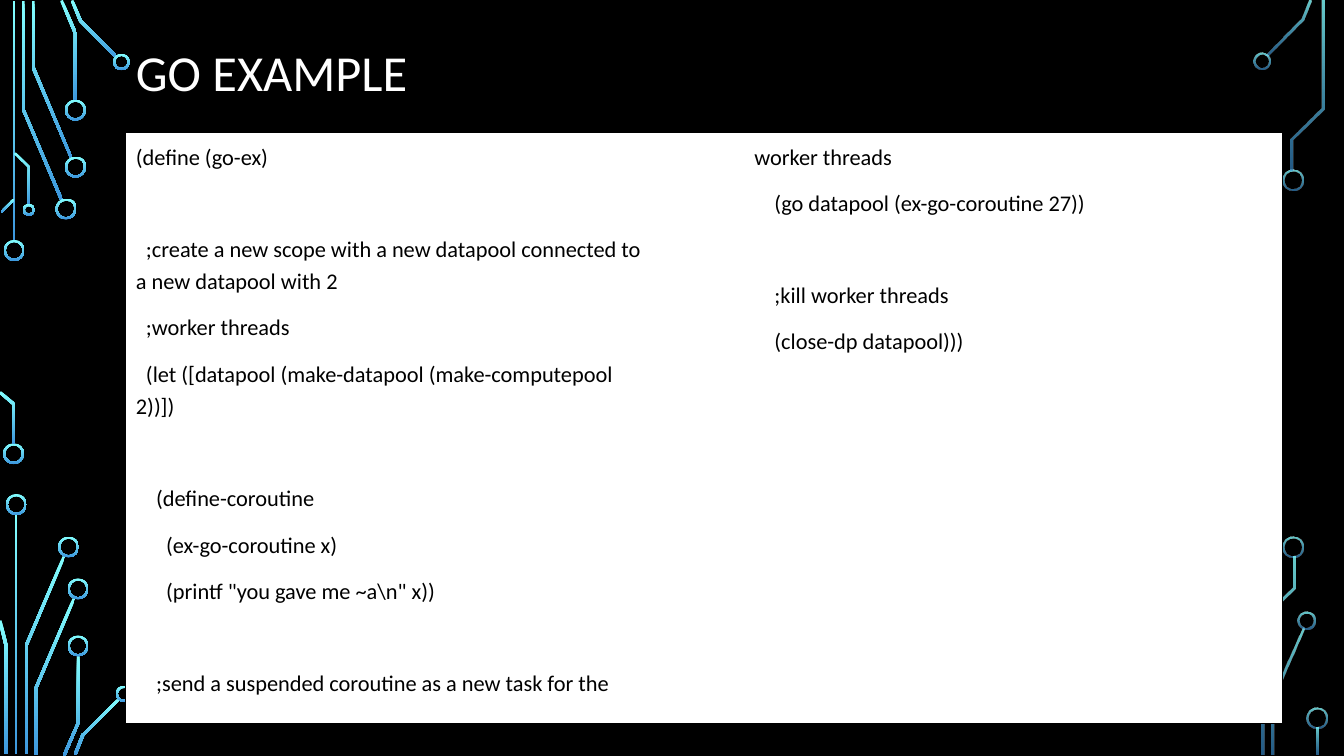
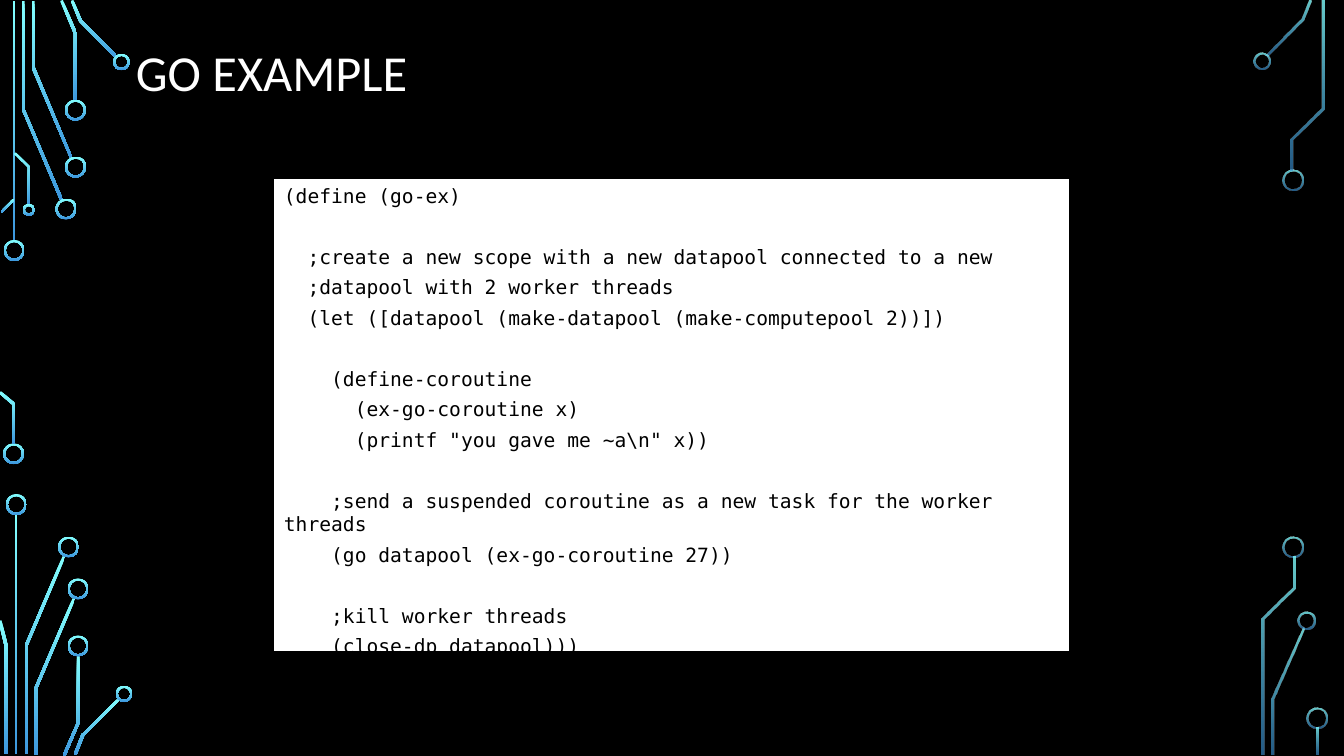
Before and after one commit to durandaltheta/3, a slide deck: slide 26 of DFC3.pptx. Drawn at 1344x756 pixels with LibreOffice and Linux fonts; fonts in the diff are those of the drawing; background and template pictures are left out. Boxes give left, top, right and bottom in pixels: in the first picture for what was removed or moved away, otherwise in the second. Text is boxed around its words. In the diff, an @@ line names an element or a change of style, - is before the commit and + after.

```diff
--- a/DFC3.pptx
+++ b/DFC3.pptx
@@ text "(define (go-ex)": place and size @@
-text "(define (go-ex)" at [126, 132, 1282, 723]
+text "(define (go-ex)" at [274, 178, 1071, 652]
@@ text "(define (go-ex)" at [274, 178, 1071, 652]: columns 2 to 1 @@
@@ text at [284, 188, 993, 659]: size 16 to 14 pt, font Calibri to DejaVu Sans Mono in "(define (go-ex)", "(let ([datapool (make-datapool (make-computepool 2))])", "(define-coroutine", "(ex-go-coroutine x)" and 5 more places; line spacing 1.2 to 1; less space between paragraphs @@
@@ text at [308, 249, 992, 298]: text changed; size 16 to 14 pt; font Calibri to DejaVu Sans Mono @@
-;create a new scope with a new datapool connected to a new datapool with 2
-;worker threads
+;create a new scope with a new datapool connected to a new
+;datapool with 2 worker threads
```
Also in this commit, not shown: 15 other slides changed.
